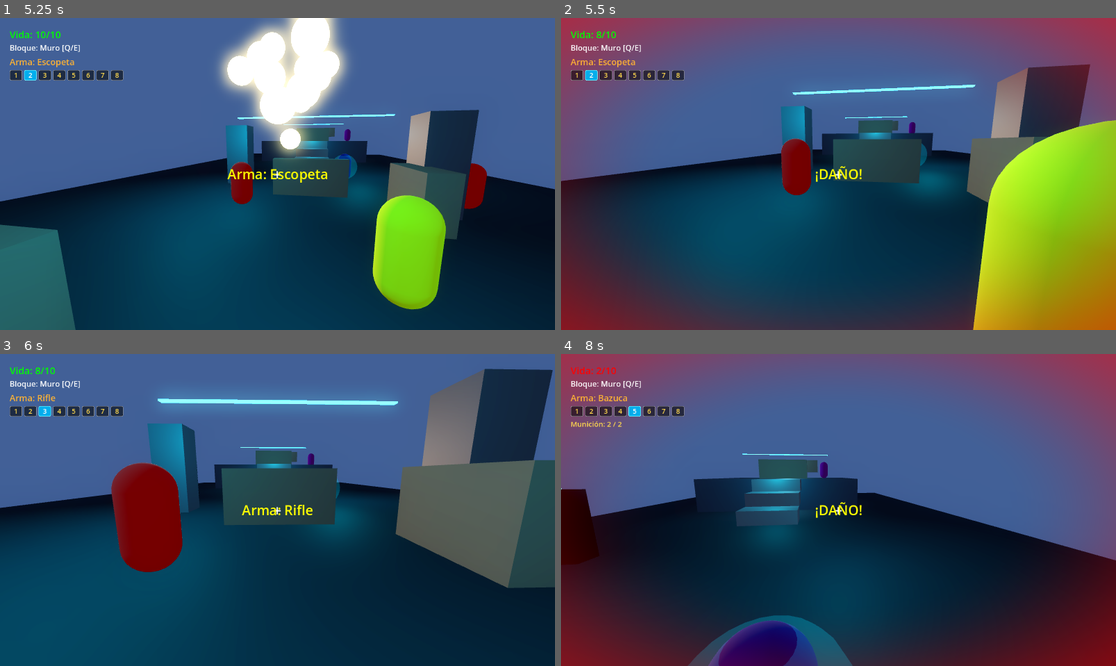
Above: before the commit, frames 1-4 (two rows, left to right).
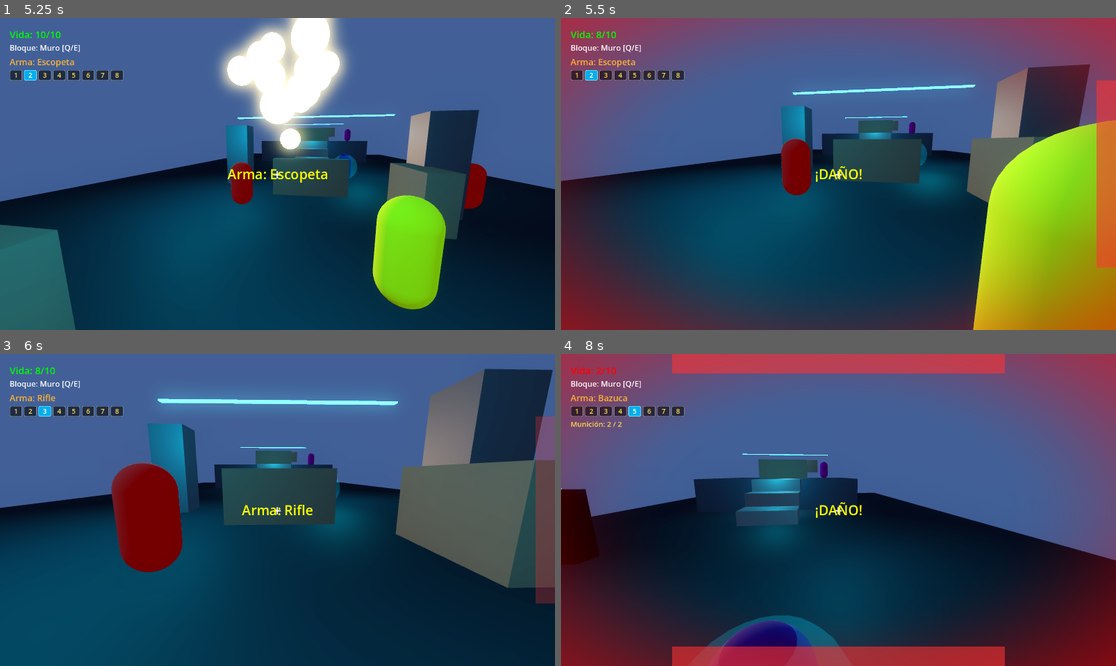
Above: after the commit, the same moments.

Repository: kilder16/NEXUS
Game: Godot game, scene res://scenes/ui/main_menu.tscn
Two runs of this game, one before a commit and one after it. Both use one fixed random seed, a clock stepped at 60 frames per second and the inputs below.
Inputs (mouse positions are in pixels of both pictures, inside the frame that each line leads up to):
- Up to frame 1 (5.25 s): tap Enter at 0.5 s; move the mouse to (399, 158) at 0.52 s; hold Right 0.53-1.25 s; tap H at 0.6, 2.1, 3.05, 3.8, 4.55 s; click (399, 158) at 0.67 s; tap Space at 0.77, 2, 2.27, 3.77, 4.52 s; click "JUGAR" at 1.25 s; move the mouse to (249, 174) at 2.02 s; hold Up from 2.03 s (still down); click (249, 174) at 2.17 s; move the mouse to (288, 167) at 2.77 s; tap Q at 2.85 s; click (288, 167) at 2.92 s; move the mouse to (271, 180) at 3.52 s; tap E at 3.6 s; click (271, 180) at 3.67 s; move the mouse to (316, 177) at 4.27 s; tap 1 at 4.35 s; click (316, 177) at 4.42 s; move the mouse to (233, 170) at 5.02 s; tap 2 at 5.1 s; click (233, 170) at 5.17 s
- Up to frame 2 (5.5 s): keep holding Up; tap Space at 5.27 s; tap H at 5.3 s
- Up to frame 3 (6 s): keep holding Up; move the mouse to (283, 510) at 5.77 s; tap 3 at 5.85 s; click (283, 510) at 5.92 s
- Up to frame 4 (8 s): tap H at 6.05, 6.8, 7.55 s; move the mouse to (816, 503) at 6.52 s; release Up at 6.53 s; hold Right 6.53-7.28 s; tap 4 at 6.6 s; click (816, 503) at 6.67 s; tap Space at 6.77, 7.52 s; move the mouse to (866, 510) at 7.27 s; hold Up from 7.28 s (still down); tap 5 at 7.35 s; click (866, 510) at 7.42 s

Frame 1 is identical in both runs. In frame 2, 2.1% of the frame differs, in the area x 96-100%, y 20-80%; in frame 3, 2.1%; in frame 4, 7.5%, in the area x 20-80%, y 0-100%.

Commit message:
feat(hud): damage indicator direccional (4 bordes)
Cuando el player recibe daño con attacker_position conocido, una de
las 4 barras rojas del HUD (DamageEdgeLeft/Right/Top/Bottom) parpadea
al 60% alpha y hace fade-out en 1s. La dirección se discretiza al eje
dominante en el espacio LOCAL del player (transform.basis.x/.z dot
to_attacker), así +Z local (atrás del player) mapea al edge inferior
y -Z local (frente) al superior.

Workaround sin rotación: tras el fail de Feature 4.1 (HUD CanvasLayer
no renderiza _draw() custom ni Controls rotados), 4.3 usa 4 ColorRect
ESTÁTICOS pegados a los bordes con anchors stretch. La pérdida de
precisión (4 direcciones vs flecha continua) se compensa con la
inmediatez del feedback peripheral.

take_damage acepta attacker_position: Vector3 = Vector3.INF (opcional,
backward-compatible). Callers actualizados: projectile.gd y
projectile_short.gd pasan shooter.global_position; enemy_tank y
enemy_fast pasan self.global_position en su _perform_attack melee.

Co-Authored-By: Claude Opus 4.7 (1M context) <noreply@anthropic.com>

Diff:
--- a/scenes/ui/hud.tscn
+++ b/scenes/ui/hud.tscn
@@ -282,3 +282,55 @@
 grow_vertical = 2
 theme_override_colors/font_color = Color(1, 1, 0, 1)
 theme_override_font_sizes/font_size = 28
+
+[node name="DamageEdgeLeft" type="ColorRect" parent="."]
+anchor_left = 0.0
+anchor_top = 0.2
+anchor_right = 0.0
+anchor_bottom = 0.8
+offset_left = 0.0
+offset_top = 0.0
+offset_right = 40.0
+offset_bottom = 0.0
+mouse_filter = 2
+color = Color(1, 0.2, 0.2, 1)
+modulate = Color(1, 1, 1, 0)
+
+[node name="DamageEdgeRight" type="ColorRect" parent="."]
+anchor_left = 1.0
+anchor_top = 0.2
+anchor_right = 1.0
+anchor_bottom = 0.8
+offset_left = -40.0
+offset_top = 0.0
+offset_right = 0.0
+offset_bottom = 0.0
+mouse_filter = 2
+color = Color(1, 0.2, 0.2, 1)
+modulate = Color(1, 1, 1, 0)
+
+[node name="DamageEdgeTop" type="ColorRect" parent="."]
+anchor_left = 0.2
+anchor_top = 0.0
+anchor_right = 0.8
+anchor_bottom = 0.0
+offset_left = 0.0
+offset_top = 0.0
+offset_right = 0.0
+offset_bottom = 40.0
+mouse_filter = 2
+color = Color(1, 0.2, 0.2, 1)
+modulate = Color(1, 1, 1, 0)
+
+[node name="DamageEdgeBottom" type="ColorRect" parent="."]
+anchor_left = 0.2
+anchor_top = 1.0
+anchor_right = 0.8
+anchor_bottom = 1.0
+offset_left = 0.0
+offset_top = -40.0
+offset_right = 0.0
+offset_bottom = 0.0
+mouse_filter = 2
+color = Color(1, 0.2, 0.2, 1)
+modulate = Color(1, 1, 1, 0)
--- a/scripts/ai/enemy_fast.gd
+++ b/scripts/ai/enemy_fast.gd
@@ -23,4 +23,4 @@
 		return
 	print("¡ASALTANTE GOLPEA! Daño: ", attack_damage)
 	if player.has_method("take_damage"):
-		player.take_damage(attack_damage)
+		player.take_damage(attack_damage, global_position)
--- a/scripts/ai/enemy_tank.gd
+++ b/scripts/ai/enemy_tank.gd
@@ -35,7 +35,7 @@
 		return
 	print("¡BASTIÓN GOLPEA! Daño: ", attack_damage)
 	if player.has_method("take_damage"):
-		player.take_damage(attack_damage)
+		player.take_damage(attack_damage, global_position)
 
 func _on_shield_broken() -> void:
 	if _shield_visual:
--- a/scripts/ai/projectile.gd
+++ b/scripts/ai/projectile.gd
@@ -22,5 +22,8 @@
 	if body == shooter:
 		return
 	if body.is_in_group("player") and body.has_method("take_damage"):
-		body.take_damage(damage)
+		# Pasar la posición del shooter para que el HUD del player muestre
+		# el damage indicator direccional (Feature 4.3).
+		var origin: Vector3 = shooter.global_position if shooter else global_position
+		body.take_damage(damage, origin)
 	queue_free()
--- a/scripts/ai/projectile_short.gd
+++ b/scripts/ai/projectile_short.gd
@@ -33,5 +33,7 @@
 	if body == shooter:
 		return
 	if body.is_in_group("player") and body.has_method("take_damage"):
-		body.take_damage(damage)
+		# Pasar la posición del shooter para el damage indicator (Feature 4.3).
+		var origin: Vector3 = shooter.global_position if shooter else global_position
+		body.take_damage(damage, origin)
 	queue_free()
--- a/scripts/player/player.gd
+++ b/scripts/player/player.gd
@@ -363,7 +363,7 @@
 	block.block_type = current_block_type
 	get_tree().current_scene.add_child(block)
 
-func take_damage(amount: int):
+func take_damage(amount: int, attacker_position: Vector3 = Vector3.INF):
 	if is_dead:
 		return
 	AudioManager.play_sfx("hit", 0.0, 0.9)
@@ -374,6 +374,27 @@
 
 	if hud:
 		hud.show_message("¡DAÑO!", 0.3)
+
+	# Damage indicator direccional. Si el caller pasó attacker_position,
+	# convertimos al espacio LOCAL del player (eje X local = derecha,
+	# +Z local = atrás porque -Z es "forward" en Godot) y discretizamos
+	# al eje dominante.
+	if attacker_position != Vector3.INF and hud and hud.has_method("show_damage_indicator"):
+		var to_attacker: Vector3 = attacker_position - global_position
+		to_attacker.y = 0
+		if to_attacker.length_squared() > 0.001:
+			var local_x: float = transform.basis.x.dot(to_attacker)
+			var local_z: float = transform.basis.z.dot(to_attacker)
+			if abs(local_z) > abs(local_x):
+				if local_z > 0:
+					hud.show_damage_indicator(hud.DamageDir.BOTTOM)
+				else:
+					hud.show_damage_indicator(hud.DamageDir.TOP)
+			else:
+				if local_x > 0:
+					hud.show_damage_indicator(hud.DamageDir.RIGHT)
+				else:
+					hud.show_damage_indicator(hud.DamageDir.LEFT)
 
 	if health <= 0:
 		die()
--- a/scripts/ui/hud.gd
+++ b/scripts/ui/hud.gd
@@ -11,6 +11,19 @@
 @onready var ammo_label: Label = $WeaponBox/AmmoLabel
 @onready var crosshair = $Crosshair
 @onready var message_label = $MessageLabel
+
+# Damage indicator direccional: 4 ColorRect estáticos pegados a los bordes
+# del HUD. Cada barra se activa cuando el atacante está predominantemente
+# en esa dirección relativa al frente del player. Sin rotación (el bug del
+# HUD CanvasLayer descartó la flecha rotable, diferida a v1.2).
+enum DamageDir { LEFT, RIGHT, TOP, BOTTOM }
+@onready var damage_edge_left: ColorRect = $DamageEdgeLeft
+@onready var damage_edge_right: ColorRect = $DamageEdgeRight
+@onready var damage_edge_top: ColorRect = $DamageEdgeTop
+@onready var damage_edge_bottom: ColorRect = $DamageEdgeBottom
+# Tween activo por edge. Se cancela y reinicia si llega otro hit antes
+# de que termine el fade (evita acumulación de tweens).
+var _damage_edge_tweens: Dictionary = {}
 
 # Cantidad fija de slots de arma en el HUD (1..8). Coordinar con player.gd.
 const WEAPON_SLOT_COUNT: int = 8
@@ -158,6 +171,30 @@
 			else:
 				lbl.add_theme_color_override("font_color", Color(0.4, 0.4, 0.4, 1))
 
+func show_damage_indicator(direction: int) -> void:
+	# Fade rojo del edge correspondiente: alpha 0.6 → 0 en 1s. Si el mismo
+	# edge ya está animándose por un hit previo, killeamos su tween y
+	# arrancamos de nuevo desde 0.6 (sensación de "más golpes = más alerta").
+	var edge: ColorRect = null
+	match direction:
+		DamageDir.LEFT:
+			edge = damage_edge_left
+		DamageDir.RIGHT:
+			edge = damage_edge_right
+		DamageDir.TOP:
+			edge = damage_edge_top
+		DamageDir.BOTTOM:
+			edge = damage_edge_bottom
+	if edge == null:
+		return
+	var prev: Tween = _damage_edge_tweens.get(edge)
+	if prev and prev.is_valid():
+		prev.kill()
+	edge.modulate.a = 0.6
+	var t: Tween = create_tween()
+	t.tween_property(edge, "modulate:a", 0.0, 1.0)
+	_damage_edge_tweens[edge] = t
+
 func show_hitmarker(_color: Color = Color(1, 0.9, 0.2, 1)) -> void:
 	# Hitmarker visual diferido a v1.2. El SFX "hitmarker_tick" en
 	# player.gd cubre el feedback auditivo (80% del valor del hitmarker).
